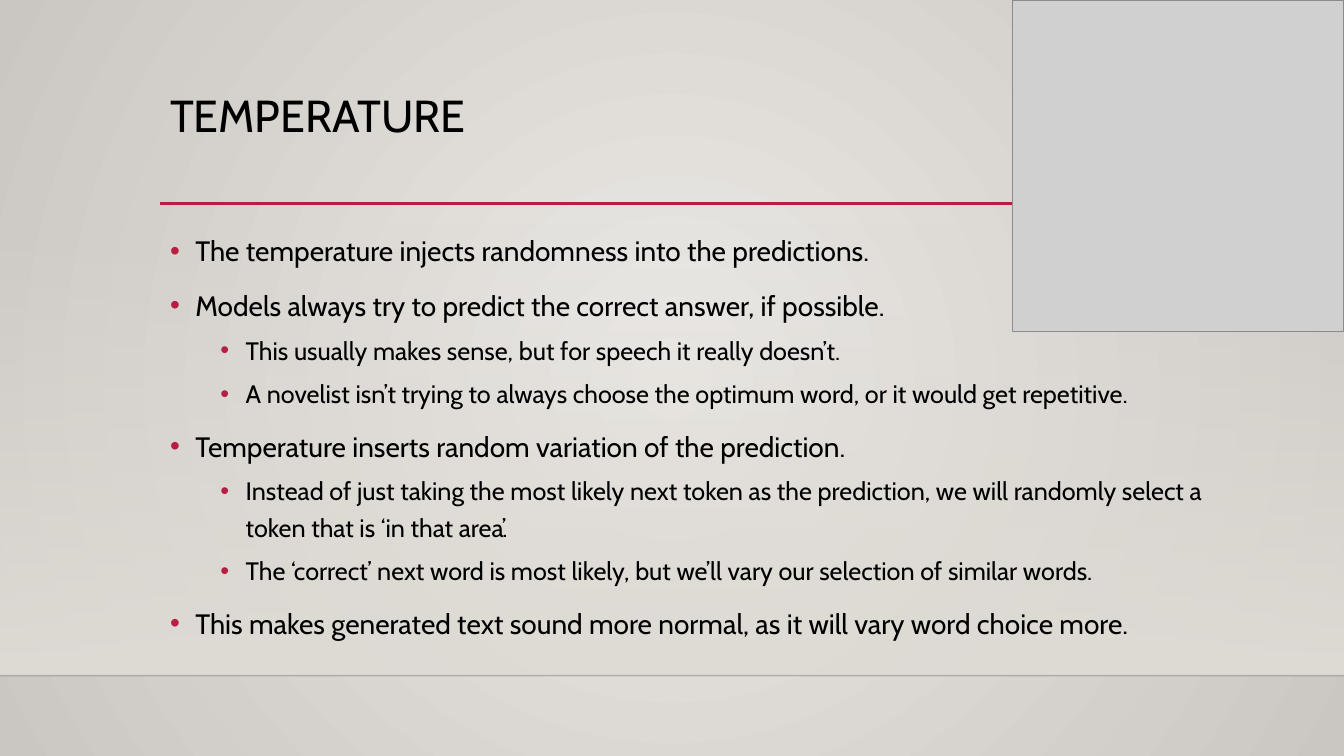
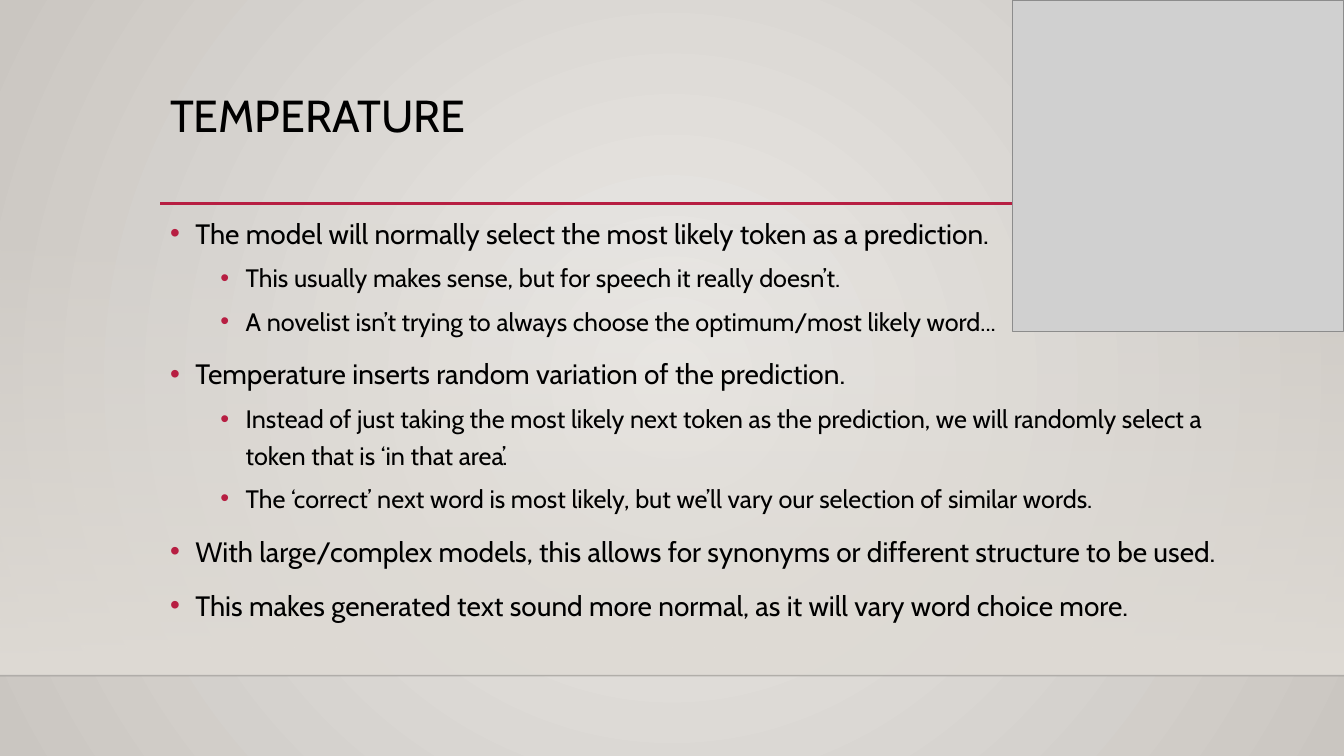
Before and after one commit to AkeemSemperDataScience/Intro_to_Machine_Learning_Students, a slide deck: slide 25 of reference_content/Slides/text_gen_lstm.pptx (slide 16 before the commit). Drawn at 1344x756 pixels with LibreOffice and Linux fonts; fonts in the diff are those of the drawing; grey boxes stand for pictures; background and template pictures are left out. Boxes give left, top, right and bottom in pixels: in the first picture for what was removed or moved away, otherwise in the second. Text is boxed around its words. In the diff, an @@ line names an element or a change of style, - is before the commit and + after.

```diff
--- a/reference_content/Slides/text_gen_lstm.pptx
+++ b/reference_content/Slides/text_gen_lstm.pptx
@@ text "The model will normally select ...": place and size @@
-text "The model will normally select ..." at bbox=[195, 240, 1202, 640]
+text "The model will normally select ..." at bbox=[195, 223, 1215, 622]
@@ text at bbox=[195, 223, 989, 250]: text changed @@
-• The temperature injects randomness into the predictions.
-• Models always try to predict the correct answer, if possible.
+• The model will normally select the most likely token as a prediction.
@@ text at bbox=[246, 312, 996, 337]: text changed @@
-  • A novelist isn’t trying to always choose the optimum word, or it would get repetitive.
+  • A novelist isn’t trying to always choose the optimum/most likely word...
@@ text at bbox=[195, 541, 1215, 568]: paragraph added @@
+• With large/complex models, this allows for synonyms or different structure to be used.
```
Also in this commit, not shown: 7 other slides changed, 14 slides added, 3 other files.
